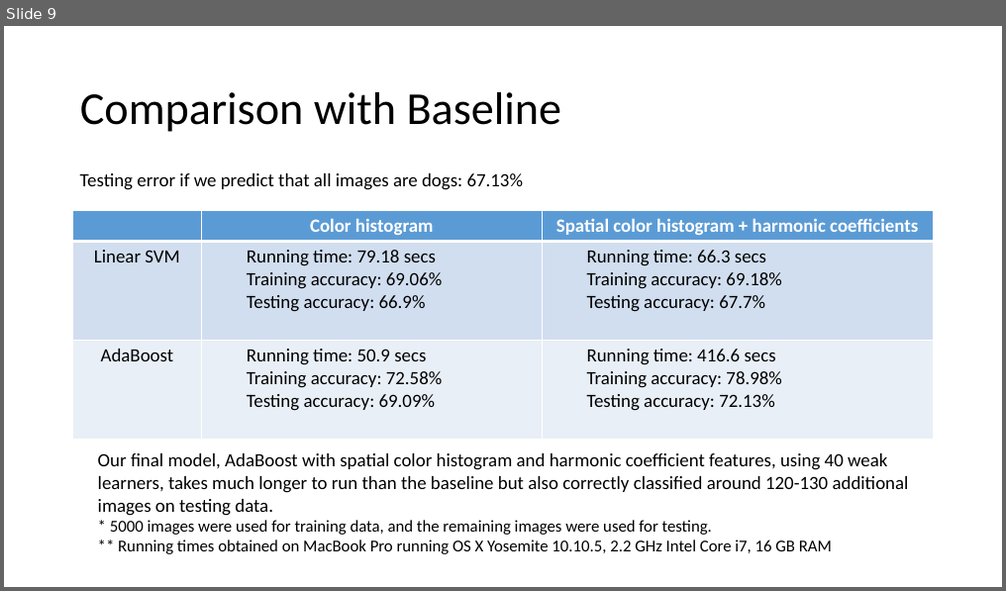
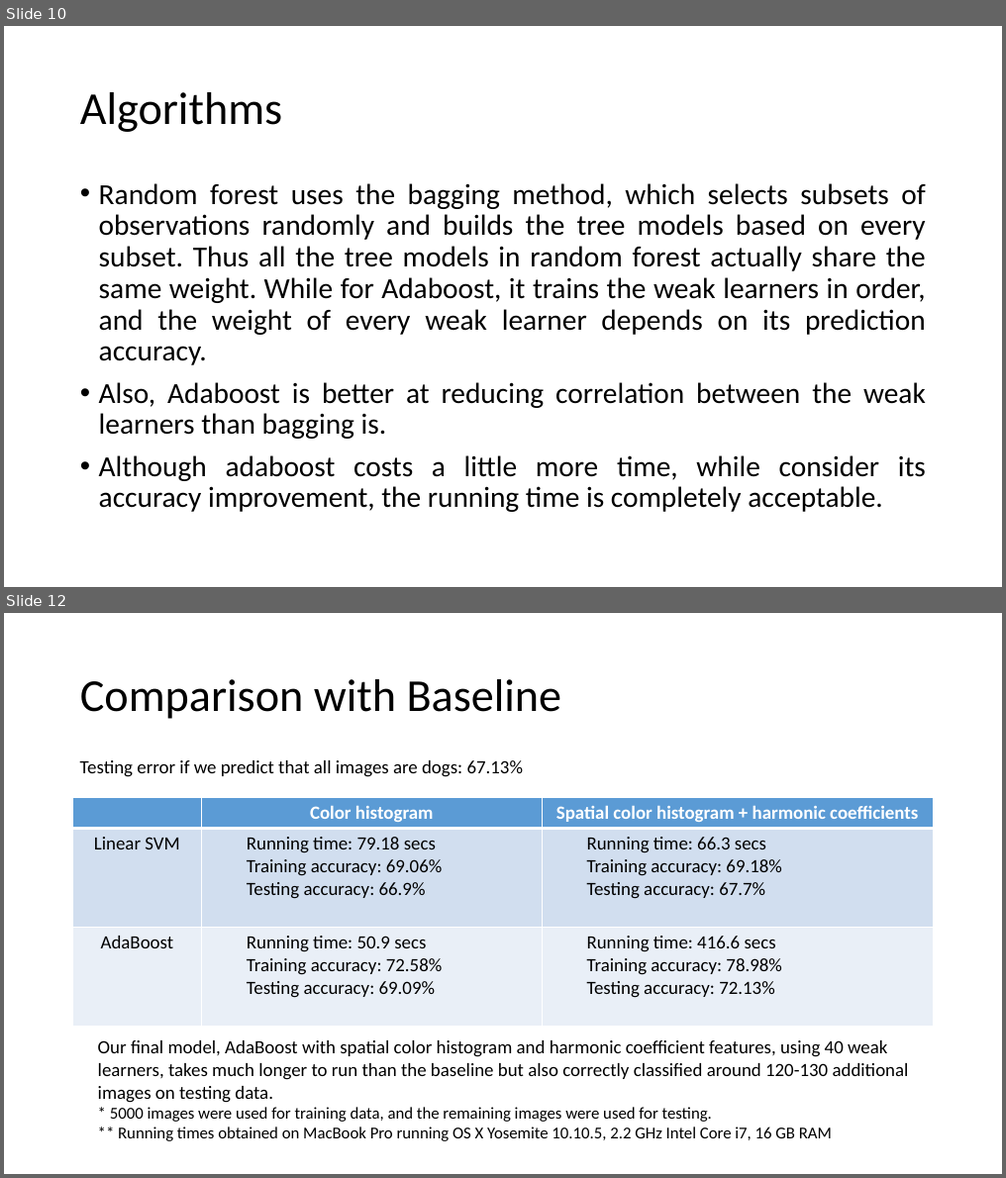
Before and after one commit to TZstatsADS/Spr2016-Proj3-Grp5, a slide deck: doc/presentation.pptx. Shown one above the other, each under a label of ours: slide 9 before the commit, slides 10 and 12 after it; the slides between them are not shown. The pictures are 1006x591 and 1006x1178 pixels, drawn with LibreOffice and Linux fonts; fonts in the diff are those of the drawing. Boxes give left, top, right and bottom in pixels: in the first picture for what was removed or moved away, otherwise in the second. Text is boxed around its words. In the diff, an @@ line names an element or a change of style, - is before the commit and + after.

Commit message:
add some slides in ppt

```diff
--- a/doc/presentation.pptx
+++ b/doc/presentation.pptx
@@ slide 10 added at [4, 26, 1002, 587], background #FFFFFF @@
@@ title added at [80, 92, 282, 132], 44 pt, text #000000 @@
+Algorithms
@@ text added at [99, 183, 926, 512], 28 pt, text #000000 @@
+• Random forest uses the bagging method, which selects subsets of observations randomly and builds the tree models based on every subset. Thus all the tree models in random forest actually share the same weight. While for Adaboost, it trains the weak learners in order, and the weight of every weak learner depends on its prediction accuracy.
+• Also, Adaboost is better at reducing correlation between the weak learners than bagging is.
+• Although adaboost costs a little more time, while consider its accuracy improvement, the running time is completely acceptable.
@@ what was slide 9 is now slide 12 @@
```
Also in this commit, not shown: 2 other slides added.
